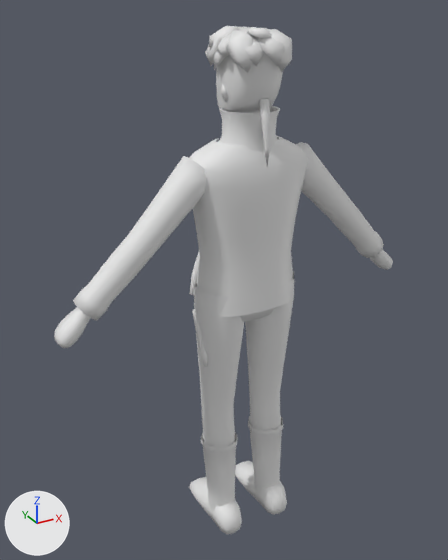
An edit to the glTF model models/characters/aeneas.glb, drawn before and after from the same camera.
Both versions are drawn from a camera (50 mm lens) standing at (-0.962, -1.603, 1.786) and looking at (-0.047, 0.062, 0.953). Every picture has the same lights, and +X, +Y and +Z are marked at lower left. The older version comes first.

In view in the first picture: 'Body'.
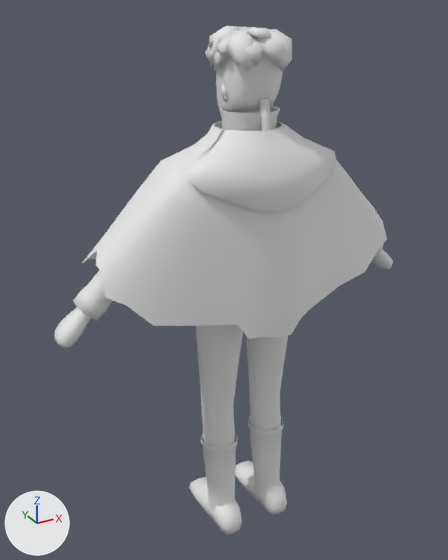
Boxes (x1, y1, x2, y2) around the edits, measured in the pictures (448 x 560 px):
'Poncho', added
    after: (82, 121, 387, 339)

What changed in the scene script:
```text
Add me_poncho:
    me_poncho.from_pydata(...)  # 926 vertices, 1844 faces; spans x -0.523..0.511, y -0.197..0.178, z 0.84..1.468
    me_poncho.materials.append(mat_aeneas)  # white #e7e7e7
Add ob_poncho:
    ob_poncho = bpy.data.objects.new('Poncho', me_poncho)
    ob_poncho.location = (0.0, 0.0, 0.0)
```
